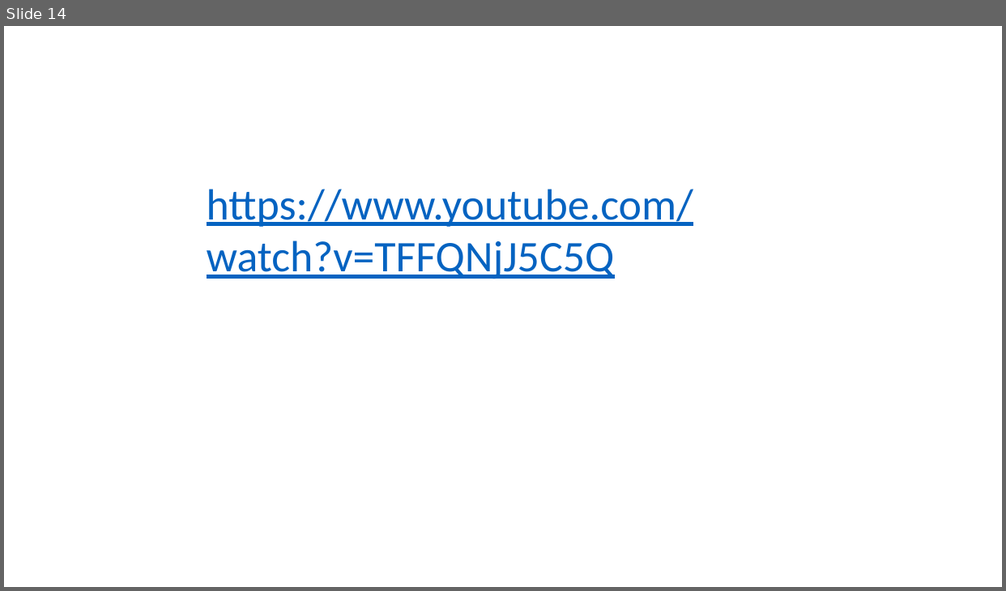
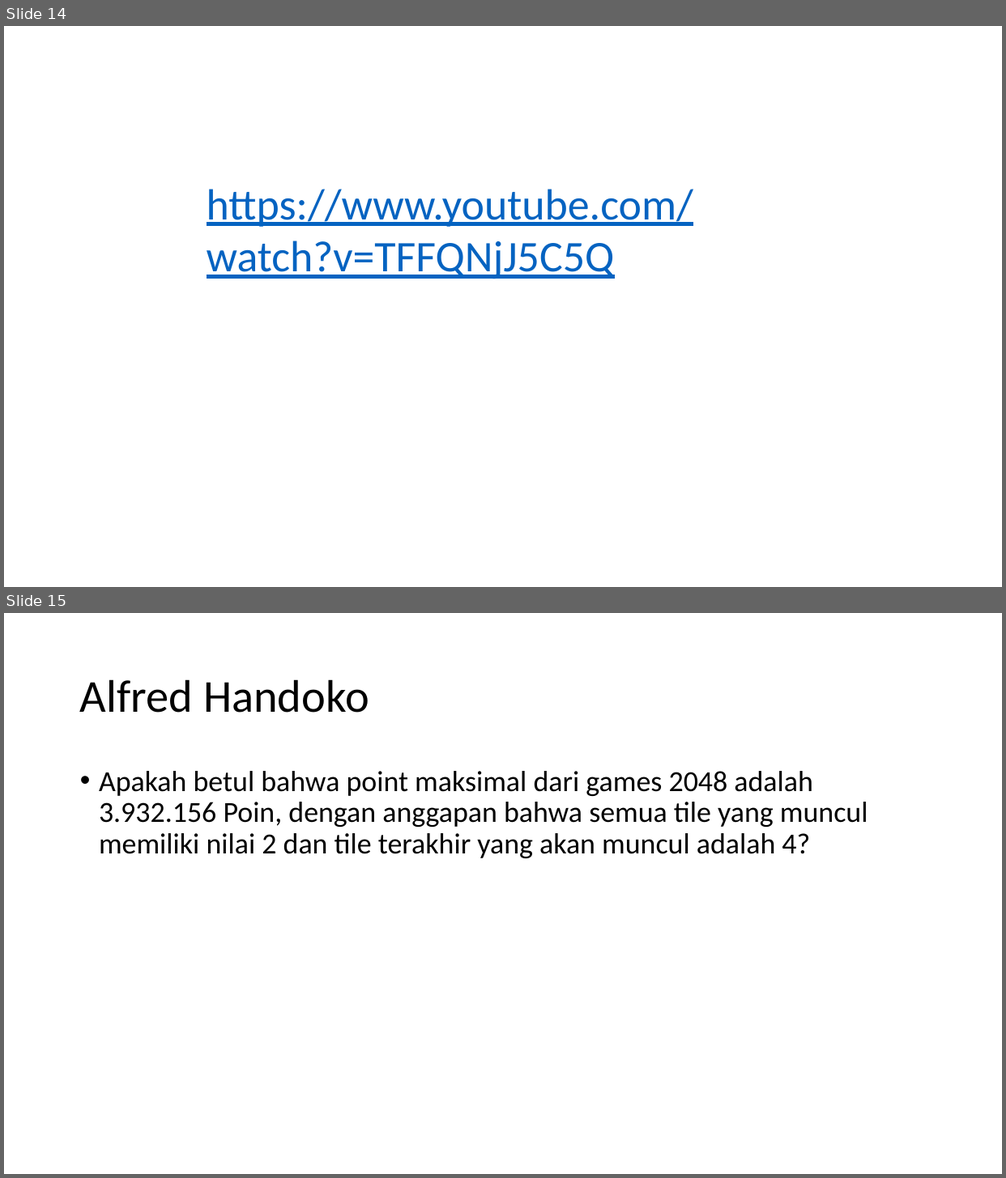
Before and after one commit to alfredhandoko/Tugas1PopinGameskoAG, a slide deck: Tugas.pptx. Shown one above the other, each under a label of ours: slide 14 before the commit, slides 14 and 15 after it. The pictures are 1006x591 and 1006x1178 pixels, drawn with LibreOffice and Linux fonts; fonts in the diff are those of the drawing; background and template pictures are left out. Boxes give left, top, right and bottom in pixels: in the first picture for what was removed or moved away, otherwise in the second. Text is boxed around its words. In the diff, an @@ line names an element or a change of style, - is before the commit and + after.

```diff
--- a/Tugas.pptx
+++ b/Tugas.pptx
@@ slide 15 added at box(4, 613, 1002, 1174), background #FFFFFF @@
@@ title added at box(80, 679, 369, 713), 44 pt, text #000000 @@
+Alfred Handoko
@@ text added at box(99, 771, 868, 858), 28 pt, text #000000 @@
+• Apakah betul bahwa point maksimal dari games 2048 adalah 3.932.156 Poin, dengan anggapan bahwa semua tile yang muncul memiliki nilai 2 dan tile terakhir yang akan muncul adalah 4?
```
Also in this commit, not shown: 3 other slides added, 1 slide removed.
